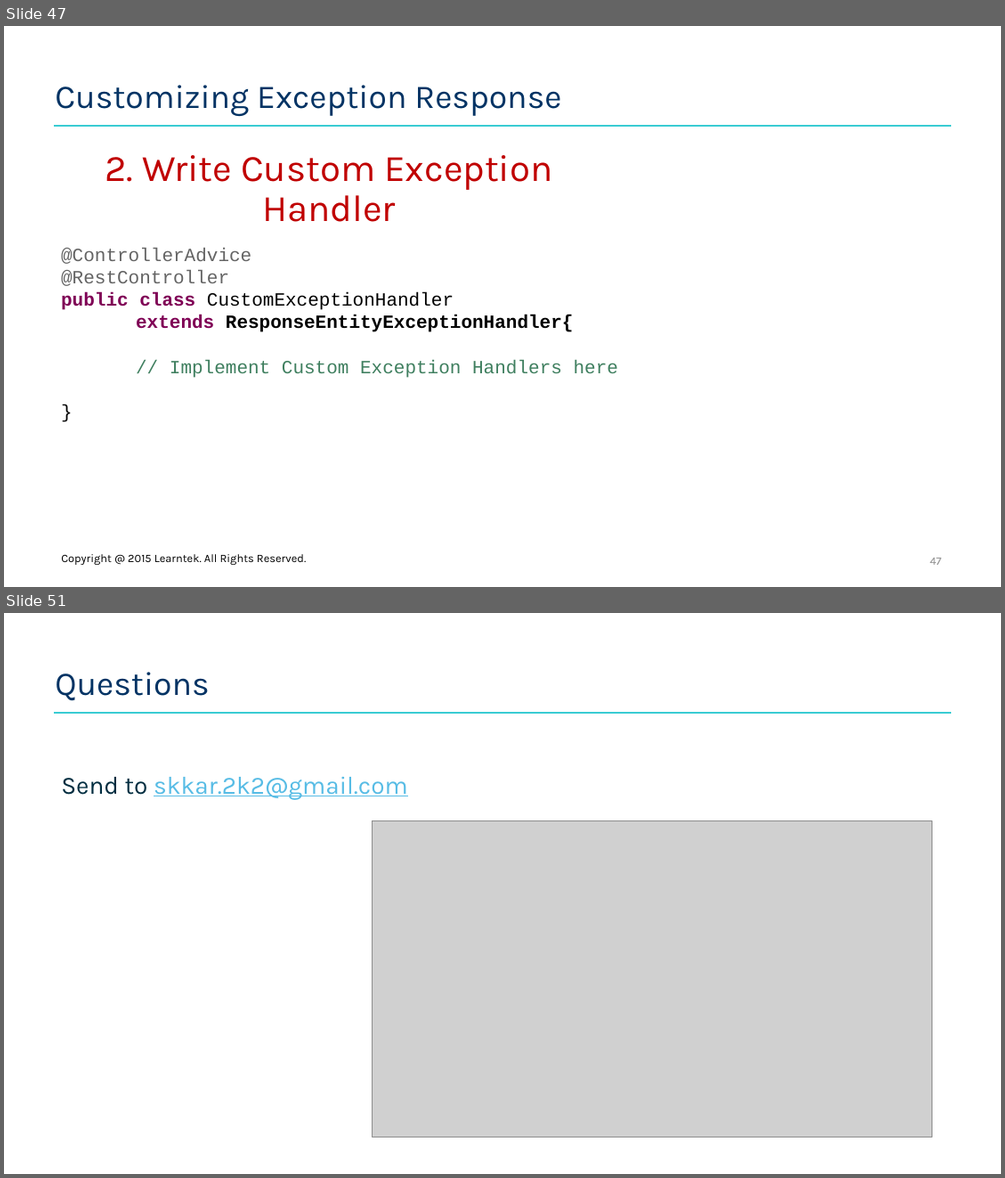
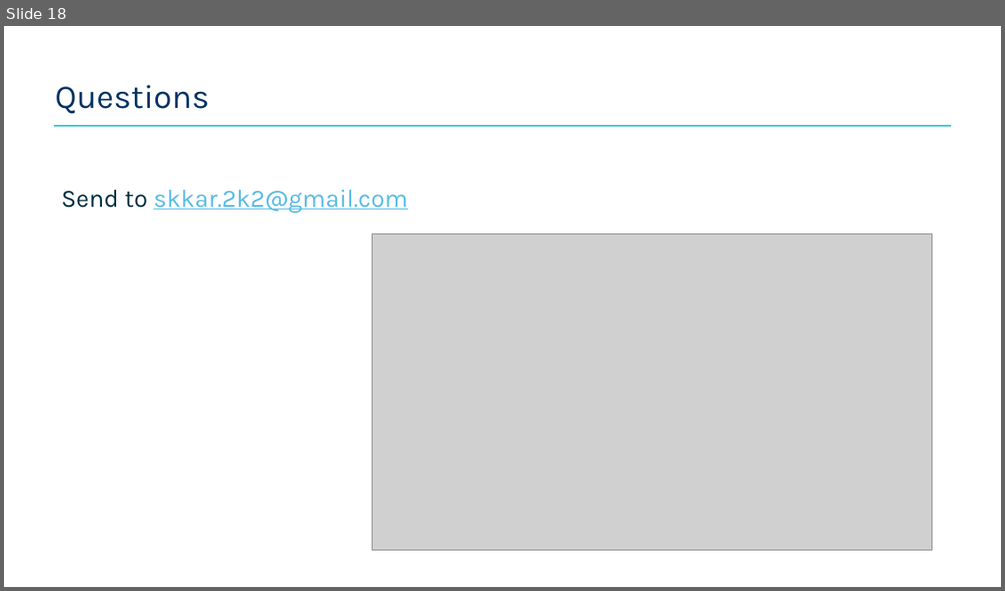
Before and after one commit to santoshkar/SpringBoot, a slide deck: Presentations/Part-1-Spring Boot.pptx. Shown one above the other, each under a label of ours: slides 47 and 51 before the commit, slide 18 after it; the slides between them are not shown. The pictures are 1005x1178 and 1005x591 pixels, drawn with LibreOffice and Linux fonts; fonts in the diff are those of the drawing; grey boxes stand for pictures; background and template pictures are left out. Boxes give left, top, right and bottom in pixels: in the first picture for what was removed or moved away, otherwise in the second. Text is boxed around its words. In the diff, an @@ line names an element or a change of style, - is before the commit and + after.

```diff
--- a/Presentations/Part-1-Spring Boot.pptx
+++ b/Presentations/Part-1-Spring Boot.pptx
@@ slide 47 removed at bbox=[4, 26, 1001, 587], background #FFFFFF; not listed: 1 template element that a slide beside it also shows @@
@@ title removed at bbox=[55, 85, 561, 117] @@
-Customizing Exception Response
@@ text removed at bbox=[105, 155, 552, 222] @@
-2. Write Custom Exception Handler
@@ text removed at bbox=[61, 248, 618, 378] @@
-@ControllerAdvice
-@RestController
-public class CustomExceptionHandler
-extends ResponseEntityExceptionHandler{
-// Implement Custom Exception Handlers here
-}
@@ text removed at bbox=[61, 554, 306, 564] @@
-Copyright @ 2015 Learntek. All Rights Reserved.
@@ page number removed at bbox=[930, 557, 941, 564] @@
-47
@@ what was slide 51 is now slide 18 @@
```
Also in this commit, not shown: 32 other slides removed, 11 other files.
